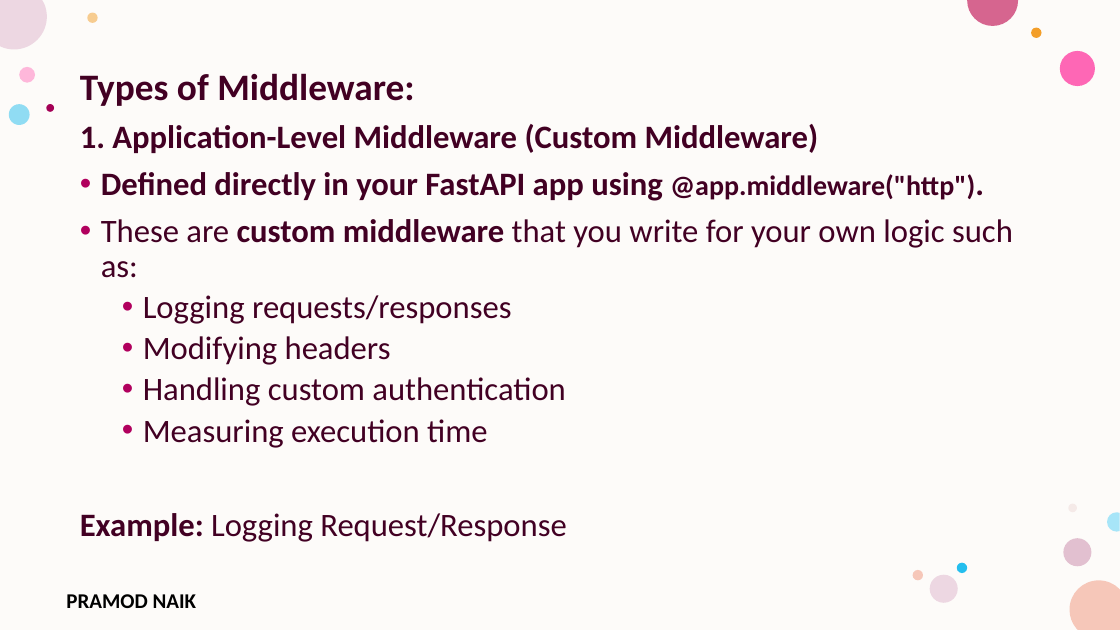
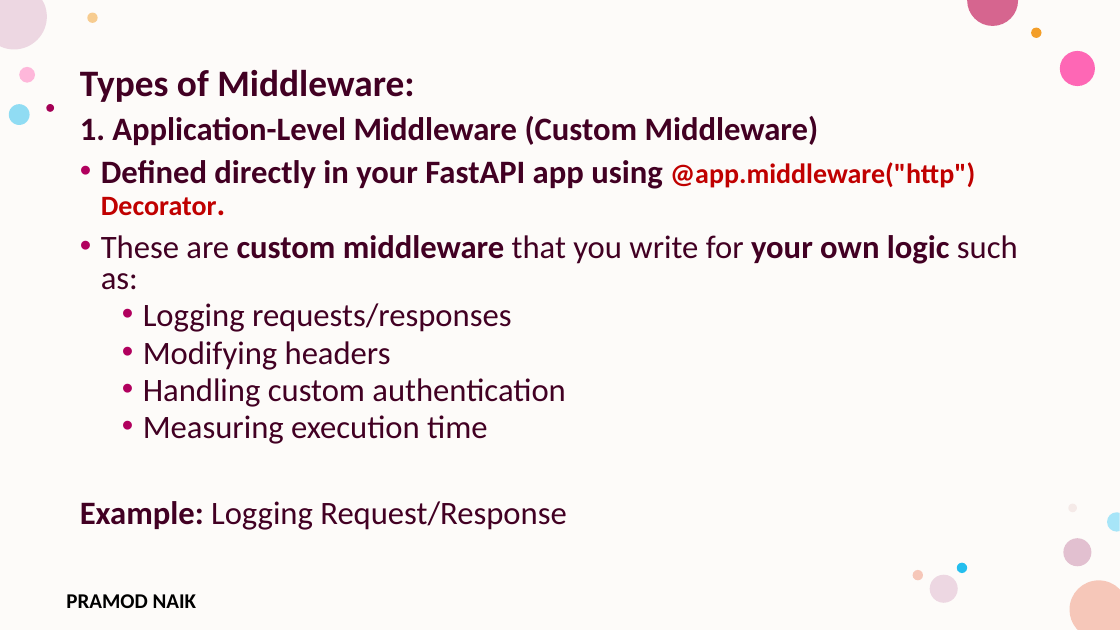
Before and after one commit to PRAMODNAIK-DEV/Backend-Dev-using-Python-FastAPI, a slide deck: slide 32 of FastAPI/FastAPI- Intermediate.pptx (slide 31 before the commit). Drawn at 1120x630 pixels with LibreOffice and Linux fonts; fonts in the diff are those of the drawing; background and template pictures are left out. Boxes give left, top, right and bottom in pixels: in the first picture for what was removed or moved away, otherwise in the second. Text is boxed around its words. In the diff, an @@ line names an element or a change of style, - is before the commit and + after.

```diff
--- a/FastAPI/FastAPI- Intermediate.pptx
+++ b/FastAPI/FastAPI- Intermediate.pptx
@@ text at bbox=[80, 69, 1018, 530]: bold on in "your own logic"; line spacing 0.9 to 0.8 @@
@@ text at bbox=[101, 160, 975, 216]: text changed @@
-• Defined directly in your FastAPI app using @app.middleware("http").
+• Defined directly in your FastAPI app using @app.middleware("http") Decorator.
```
Also in this commit, not shown: 5 other slides changed, 10 slides added, 5 other files.
